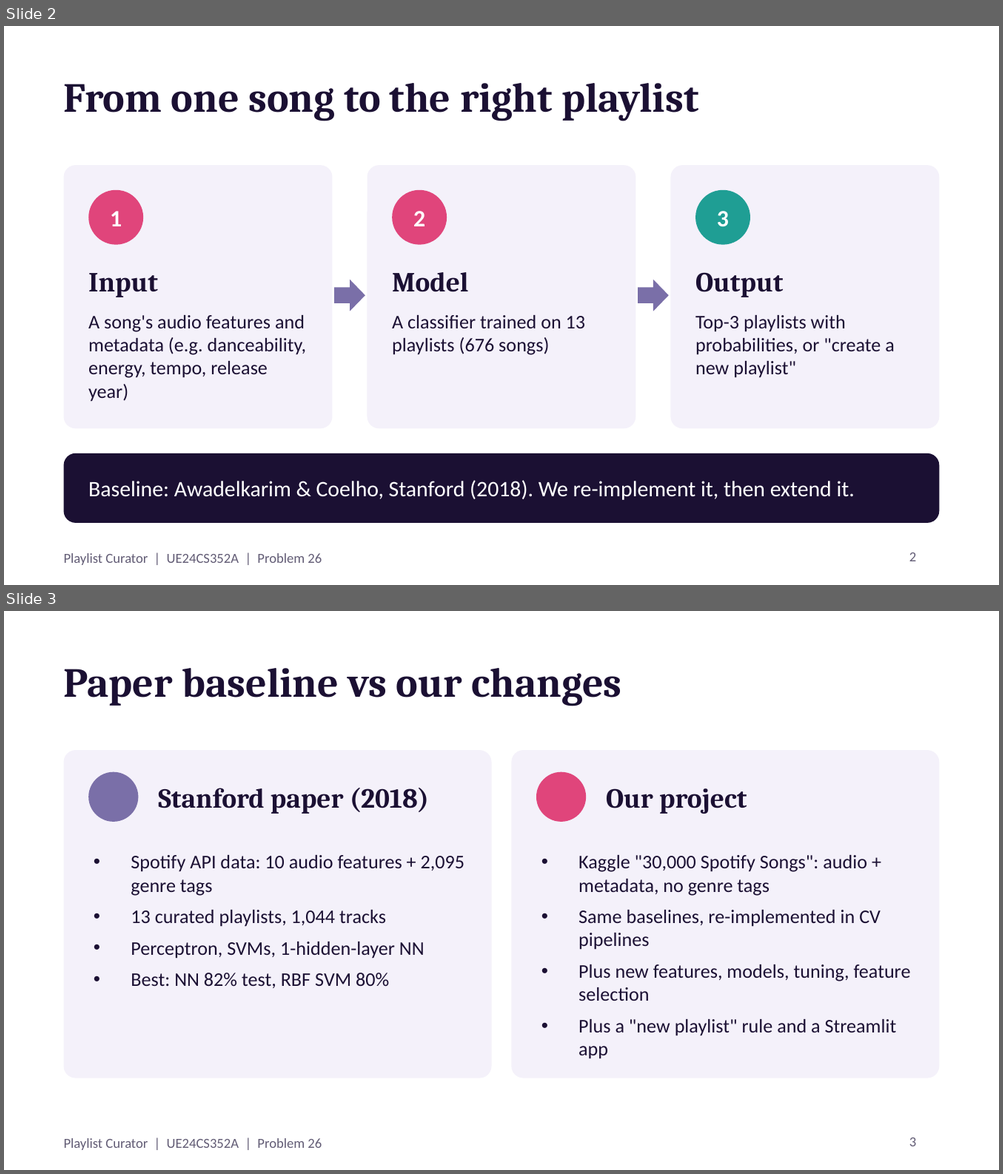
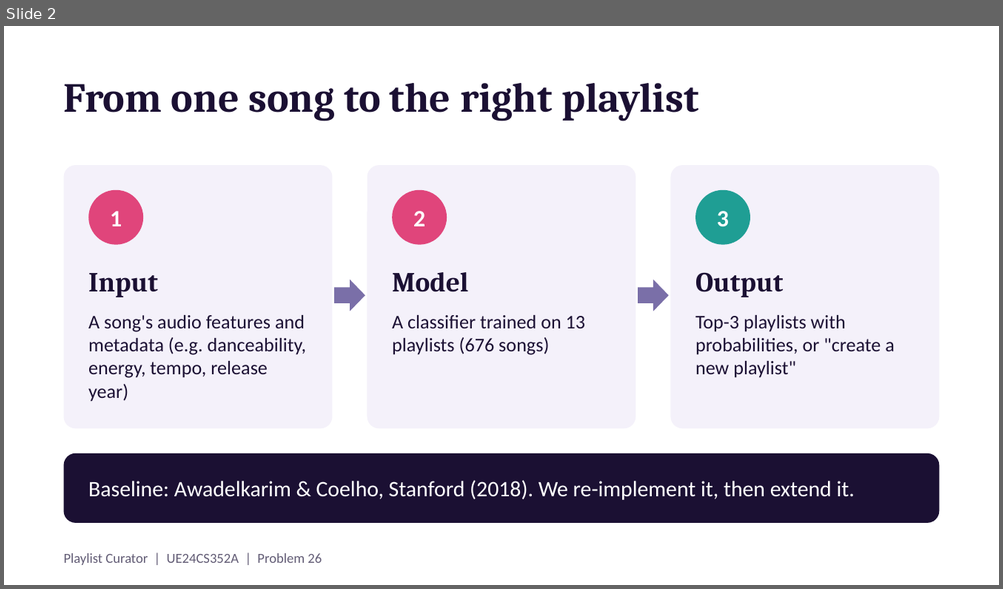
Before and after one commit to rekhadhorigol/ML-mini-project-playlist-curator, a slide deck: docs/Presentation_Team_23_final.pptx. Shown one above the other, each under a label of ours: slides 2 and 3 before the commit, slide 2 after it. The pictures are 1003x1174 and 1003x589 pixels, drawn with LibreOffice and Linux fonts; fonts in the diff are those of the drawing. Boxes give left, top, right and bottom in pixels: in the first picture for what was removed or moved away, otherwise in the second. Text is boxed around its words. In the diff, an @@ line names an element or a change of style, - is before the commit and + after.

```diff
--- a/docs/Presentation_Team_23_final.pptx
+++ b/docs/Presentation_Team_23_final.pptx
@@ slide 3 removed at (4, 611, 999, 1170), background #FFFFFF; not listed: 1 template element that a slide beside it also shows @@
@@ title removed at (64, 668, 621, 706) @@
-Paper baseline vs our changes
@@ rounded rectangle removed at (64, 750, 492, 1079) @@
@@ rounded rectangle removed at (511, 750, 939, 1079) @@
@@ ellipse removed at (88, 772, 138, 822) @@
@@ text removed at (158, 788, 429, 814) @@
-Stanford paper (2018)
@@ ellipse removed at (536, 772, 586, 822) @@
@@ text removed at (606, 789, 746, 814) @@
-Our project
@@ text removed at (131, 855, 465, 988) @@
-• Spotify API data: 10 audio features + 2,095 genre tags
-• 13 curated playlists, 1,044 tracks
-• Perceptron, SVMs, 1-hidden-layer NN
-• Best: NN 82% test, RBF SVM 80%
@@ text removed at (578, 855, 910, 1059) @@
-• Kaggle "30,000 Spotify Songs": audio + metadata, no genre tags
-• Same baselines, re-implemented in CV pipelines
-• Plus new features, models, tuning, feature selection
-• Plus a "new playlist" rule and a Streamlit app
@@ page number removed at (909, 1138, 916, 1147) @@
-3
@@ slide 2 changed as well @@
@@ page number removed at (909, 553, 916, 562) @@
-2
```
Also in this commit, not shown: 13 other slides changed, 1 other slide removed.
